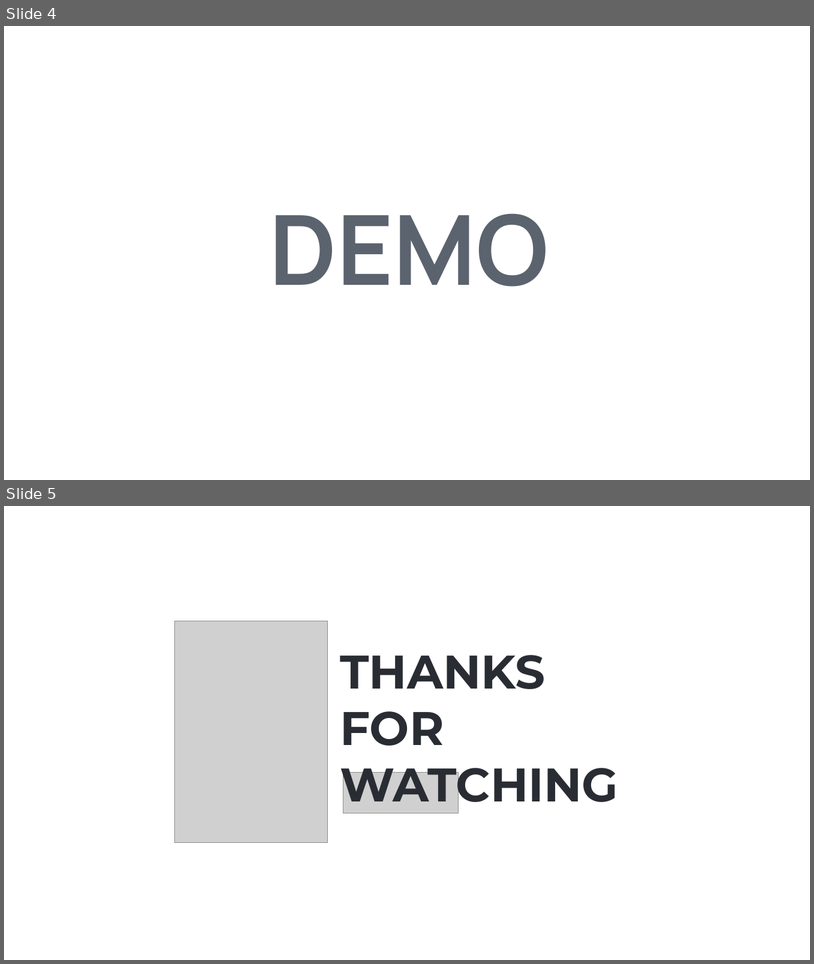
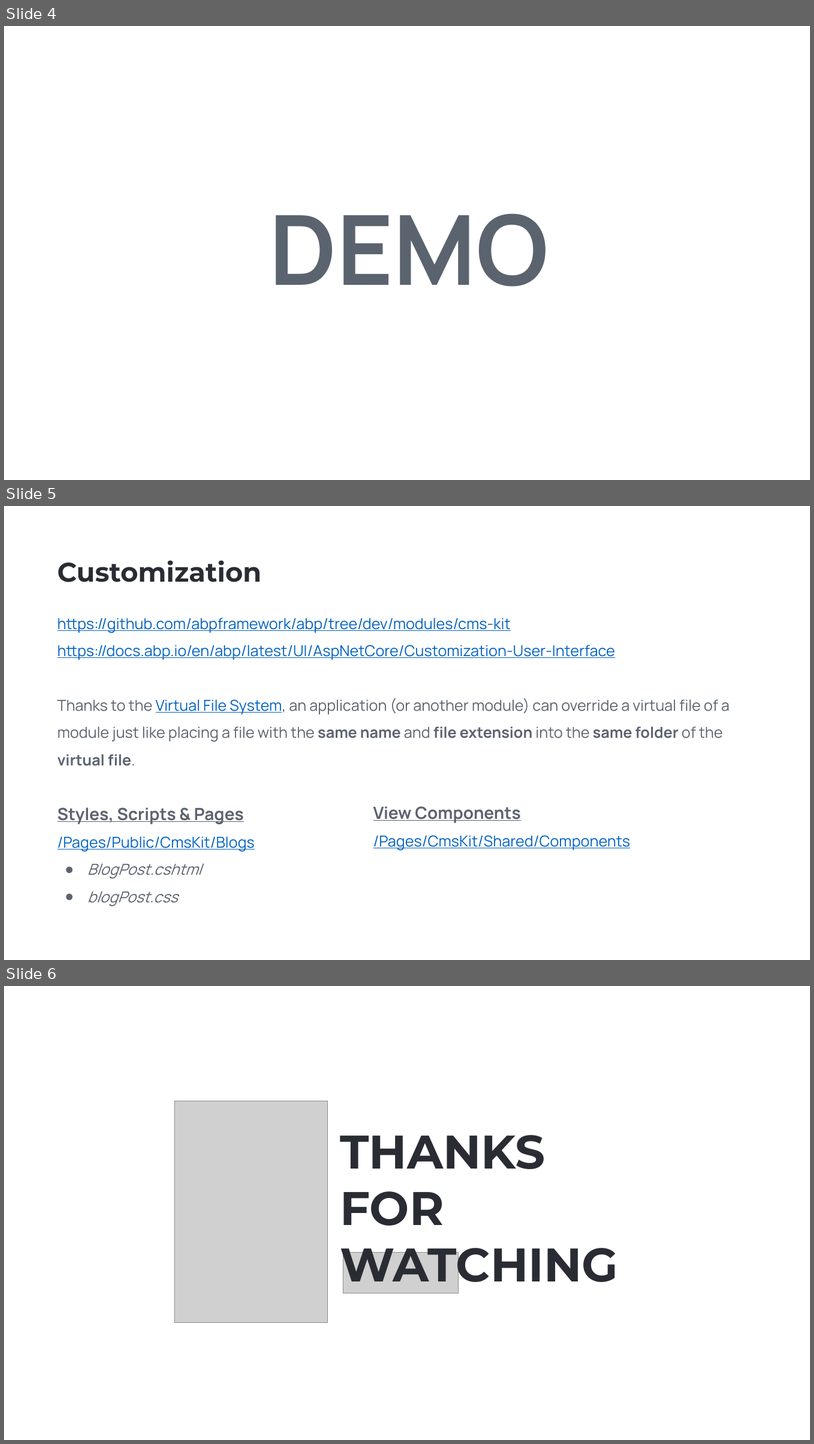
Before and after one commit to EngincanV/presentations, a slide deck: ABP/Community-Talks-2023.7/Community-Talks-2023.7.pptx. Shown one above the other, each under a label of ours: slides 4 and 5 before the commit, slides 4, 5 and 6 after it. The pictures are 814x964 and 814x1444 pixels, drawn with LibreOffice and Linux fonts; fonts in the diff are those of the drawing; grey boxes stand for pictures; background and template pictures are left out. Boxes give left, top, right and bottom in pixels: in the first picture for what was removed or moved away, otherwise in the second. Text is boxed around its words. In the diff, an @@ line names an element or a change of style, - is before the commit and + after.

```diff
--- a/ABP/Community-Talks-2023.7/Community-Talks-2023.7.pptx
+++ b/ABP/Community-Talks-2023.7/Community-Talks-2023.7.pptx
@@ slide 5 added at [4, 506, 810, 960], background picture (left out) @@
@@ text added at [57, 560, 262, 582], 32 pt, text #292D33, bold @@
+Customization
@@ text added at [57, 618, 730, 766], 18 pt, text #5B636F @@
+https://github.com/abpframework/abp/tree/dev/modules/cms-kit
+https://docs.abp.io/en/abp/latest/UI/AspNetCore/Customization-User-Interface
+Thanks to the Virtual File System, an application (or another module) can override a virtual file of a module just like placing a file with the same name and file extension into the same folder of the virtual file.
@@ text added at [57, 807, 255, 906], 18 pt, text #5B636F, underline @@
+Styles, Scripts & Pages
+/Pages/Public/CmsKit/Blogs
+● BlogPost.cshtml
+● blogPost.css
@@ text added at [374, 806, 631, 850], 18 pt, text #0563C1, underline @@
+View Components
+/Pages/CmsKit/Shared/Components
@@ what was slide 5 is now slide 6 @@
```
Also in this commit, not shown: 1 slide changed, 1 other file.
